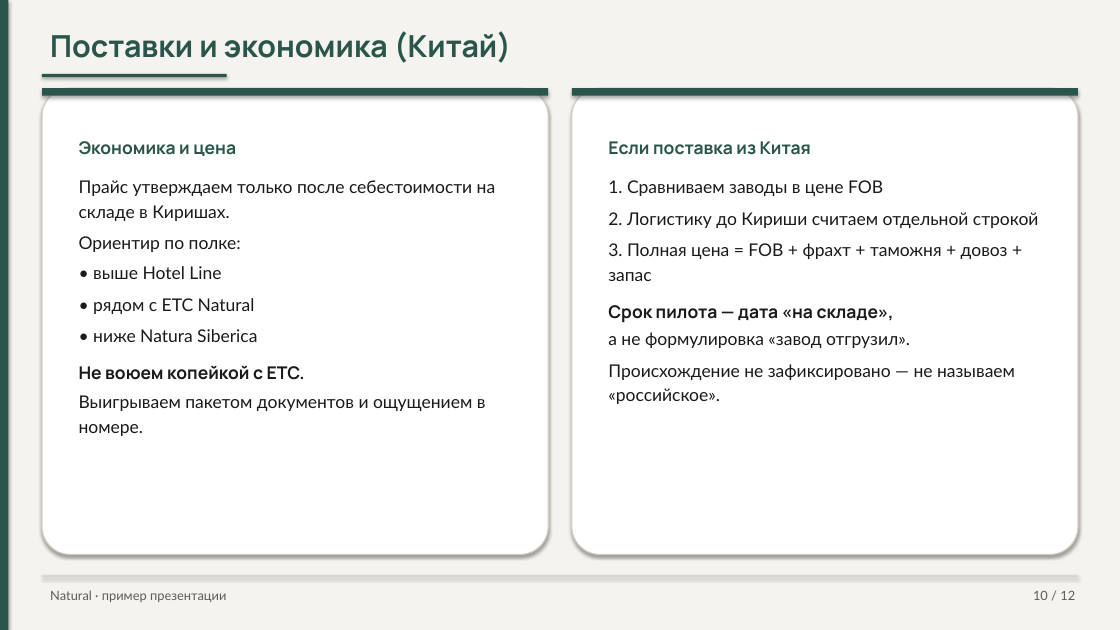
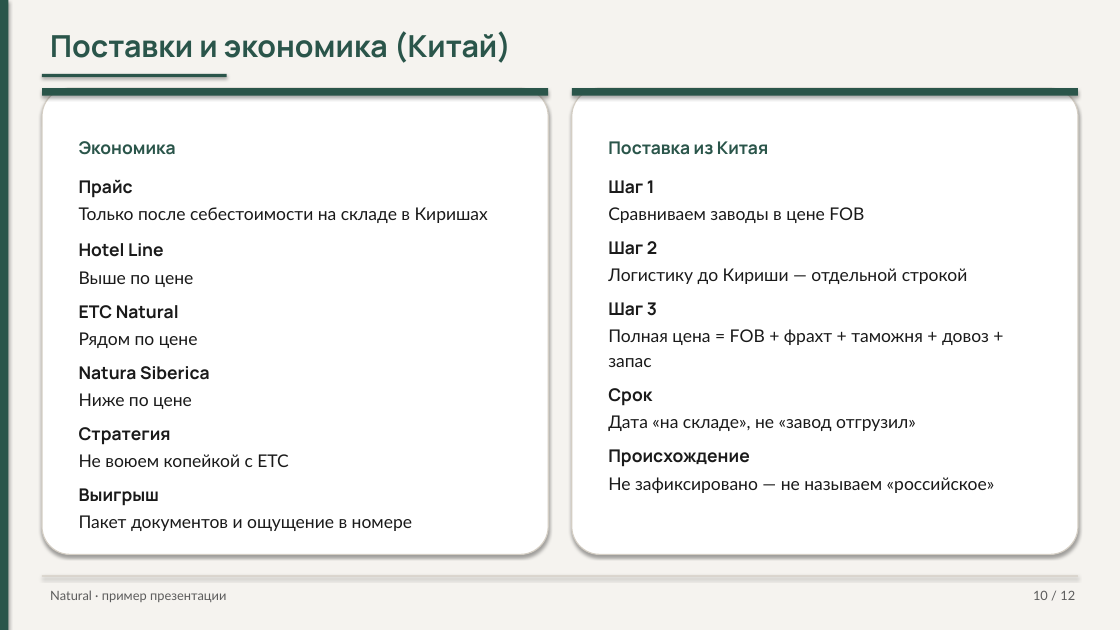
Before and after one commit to pagasbot-coder/Banya-Digital, a slide deck: slide 10 of knowledge-base/presentation-travelplus-interview.pptx. Drawn at 1120x630 pixels with LibreOffice and Linux fonts; fonts in the diff are those of the drawing. Boxes give left, top, right and bottom in pixels: in the first picture for what was removed or moved away, otherwise in the second. Text is boxed around its words. In the diff, an @@ line names an element or a change of style, - is before the commit and + after.

```diff
--- a/knowledge-base/presentation-travelplus-interview.pptx
+++ b/knowledge-base/presentation-travelplus-interview.pptx
@@ text at bbox=[79, 141, 488, 531]: text changed @@
-Экономика и цена
-Прайс утверждаем только после себестоимости на складе в Киришах.
-Ориентир по полке:
-• выше Hotel Line
-• рядом с ЕТС Natural
-• ниже Natura Siberica
-Не воюем копейкой с ЕТС.
-Выигрываем пакетом документов и ощущением в номере.
+Экономика
+Прайс
+Только после себестоимости на складе в Киришах
+Hotel Line
+Выше по цене
+ЕТС Natural
+Рядом по цене
+Natura Siberica
+Ниже по цене
+Стратегия
+Не воюем копейкой с ЕТС
+Выигрыш
+Пакет документов и ощущение в номере
@@ text at bbox=[608, 141, 995, 493]: text changed @@
-Если поставка из Китая
-1. Сравниваем заводы в цене FOB
-2. Логистику до Кириши считаем отдельной строкой
-3. Полная цена = FOB + фрахт + таможня + довоз + запас
-Срок пилота — дата «на складе»,
-а не формулировка «завод отгрузил».
-Происхождение не зафиксировано — не называем «российское».
+Поставка из Китая
+Шаг 1
+Сравниваем заводы в цене FOB
+Шаг 2
+Логистику до Кириши — отдельной строкой
+Шаг 3
+Полная цена = FOB + фрахт + таможня + довоз + запас
+Срок
+Дата «на складе», не «завод отгрузил»
+Происхождение
+Не зафиксировано — не называем «российское»
```
Also in this commit, not shown: 5 other slides changed, 3 other files.
